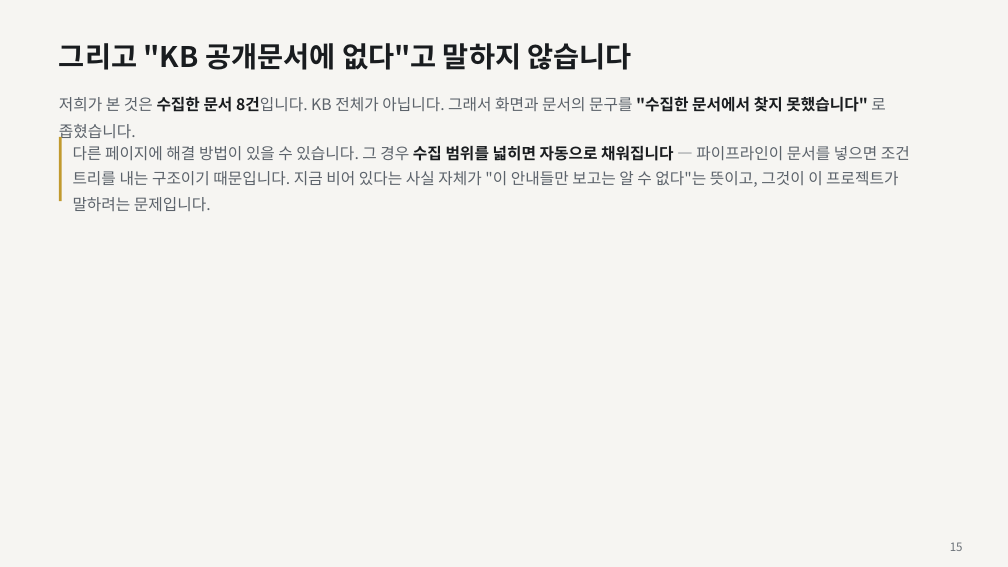
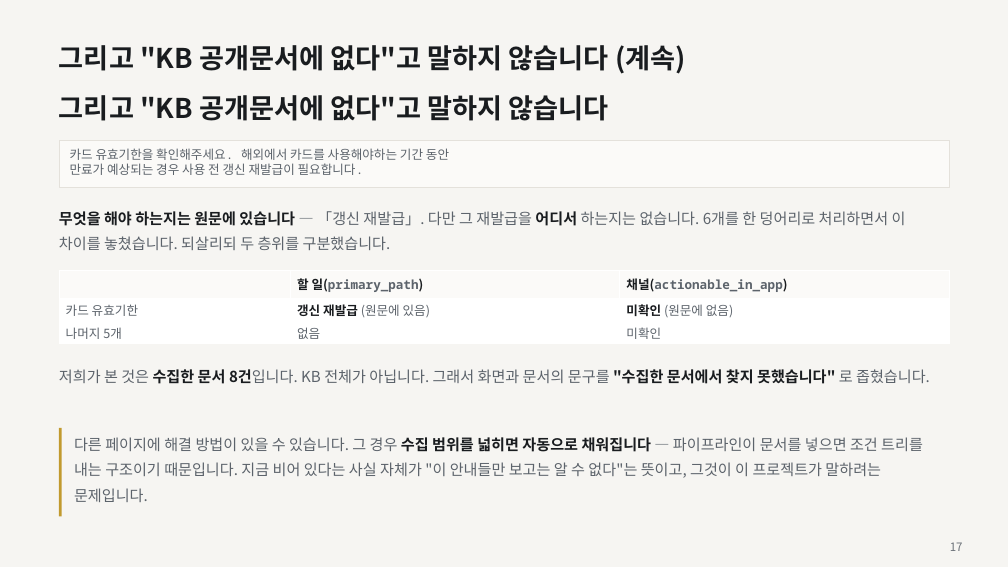
Before and after one commit to ChoHyeonChan/kb-ai-challenge-2026, a slide deck: slide 17 of docs/기술설명서.pptx (slide 15 before the commit). Drawn at 1008x567 pixels with LibreOffice and Linux fonts; fonts in the diff are those of the drawing. Boxes give left, top, right and bottom in pixels: in the first picture for what was removed or moved away, otherwise in the second. Text is boxed around its words. In the diff, an @@ line names an element or a change of style, - is before the commit and + after.

```diff
--- a/docs/기술설명서.pptx
+++ b/docs/기술설명서.pptx
@@ text at (59, 45, 686, 74): text changed; size 27 to 25.9 pt @@
-그리고 "KB 공개문서에 없다"고 말하지 않습니다
+그리고 "KB 공개문서에 없다"고 말하지 않습니다 (계속)
@@ text at (59, 95, 609, 121): text changed; size 15 to 25.9 pt; text colour #5C636B to #191C1F; bold on @@
-저희가 본 것은 수집한 문서 8건입니다. KB 전체가 아닙니다. 그래서 화면과 문서의 문구를 "수집한 문서에서 찾지 못했습니다" 로 좁혔습니다.
+그리고 "KB 공개문서에 없다"고 말하지 않습니다
@@ rectangle removed at (59, 137, 62, 201) @@
@@ rectangle added at (59, 140, 949, 187), fill #FBFAF8, outline #E4E1DB 0.75 pt, 12 pt, text #5C636B @@
+카드 유효기한을 확인해주세요. 해외에서 카드를 사용해야하는 기간 동안
+만료가 예상되는 경우 사용 전 갱신 재발급이 필요합니다.
@@ text added at (59, 211, 906, 250), 14.4 pt, text #5C636B @@
+무엇을 해야 하는지는 원문에 있습니다 — 「갱신 재발급」. 다만 그 재발급을 어디서 하는지는 없습니다. 6개를 한 덩어리로 처리하면서 이 차이를 놓쳤습니다. 되살리되 두 층위를 구분했습니다.
@@ table added at (59, 270, 950, 343), 3 rows, 3 columns @@
+ | 할 일(primary_path) | 채널(actionable_in_app)
+카드 유효기한 | 갱신 재발급 (원문에 있음) | 미확인 (원문에 없음)
+나머지 5개 | 없음 | 미확인
@@ text added at (59, 369, 930, 384), 14.4 pt, text #5C636B @@
+저희가 본 것은 수집한 문서 8건입니다. KB 전체가 아닙니다. 그래서 화면과 문서의 문구를 "수집한 문서에서 찾지 못했습니다" 로 좁혔습니다.
@@ rectangle added at (59, 428, 62, 516), fill #C19A2E @@
@@ text "다른 페이지에 해결 방법이 있을 ...": place and size @@
-text "다른 페이지에 해결 방법이 있을 ..." at (73, 145, 910, 211)
+text "다른 페이지에 해결 방법이 있을 ..." at (74, 437, 923, 502)
@@ text "다른 페이지에 해결 방법이 있을 ..." at (74, 437, 923, 502): size 15 to 14.4 pt; line spacing 1.35 to 1.4 @@
@@ text at (950, 542, 963, 551): text changed @@
-15
+17
```
Also in this commit, not shown: 33 other slides changed, 3 slides added, 1 slide removed, 2 other files.
